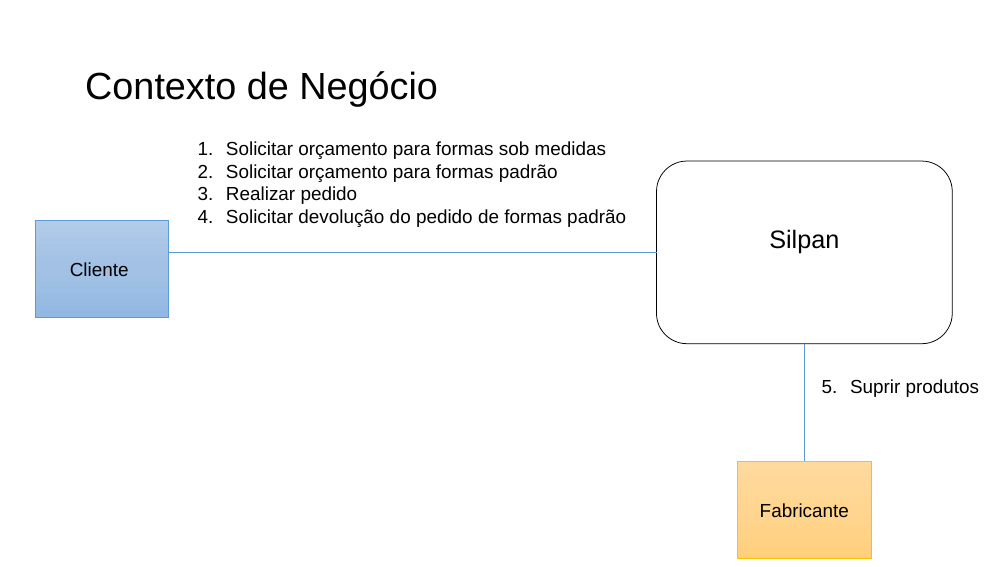
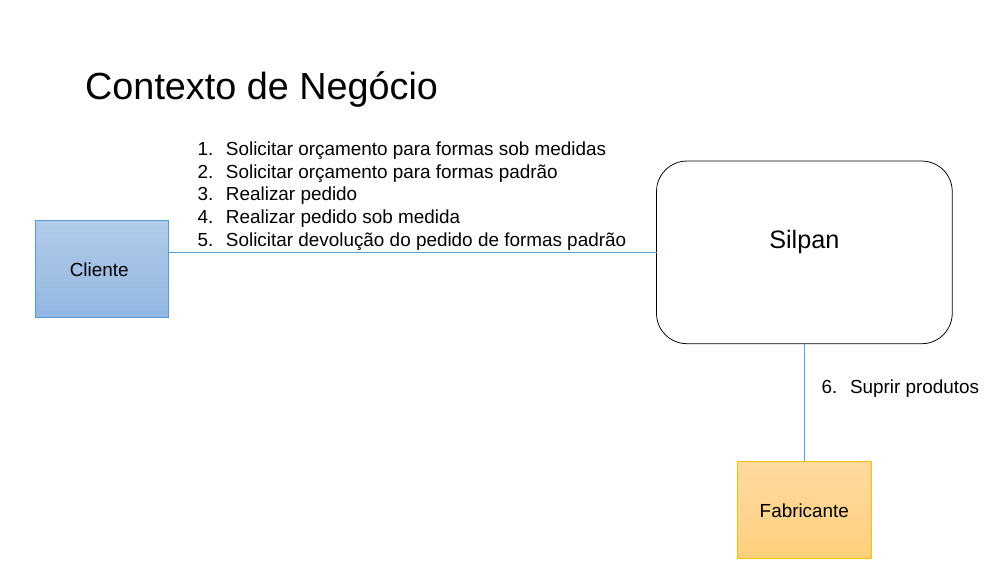
Before and after one commit to Systematicos/FindingApp, a slide deck: slide 1 of Documentation/15._Arquitetura_de_Negócio_para_cada_Cenário.pptx. Drawn at 1008x567 pixels with LibreOffice and Linux fonts; fonts in the diff are those of the drawing. Boxes give left, top, right and bottom in pixels: in the first picture for what was removed or moved away, otherwise in the second. Text is boxed around its words. In the diff, an @@ line names an element or a change of style, - is before the commit and + after.

```diff
--- a/Documentation/15._Arquitetura_de_Negócio_para_cada_Cenário.pptx
+++ b/Documentation/15._Arquitetura_de_Negócio_para_cada_Cenário.pptx
@@ text at <box>226,209,460,227</box>: paragraph added @@
+4. Realizar pedido sob medida
```
Also in this commit, not shown: 2 other slides changed, 1 slide added, 1 other file.
